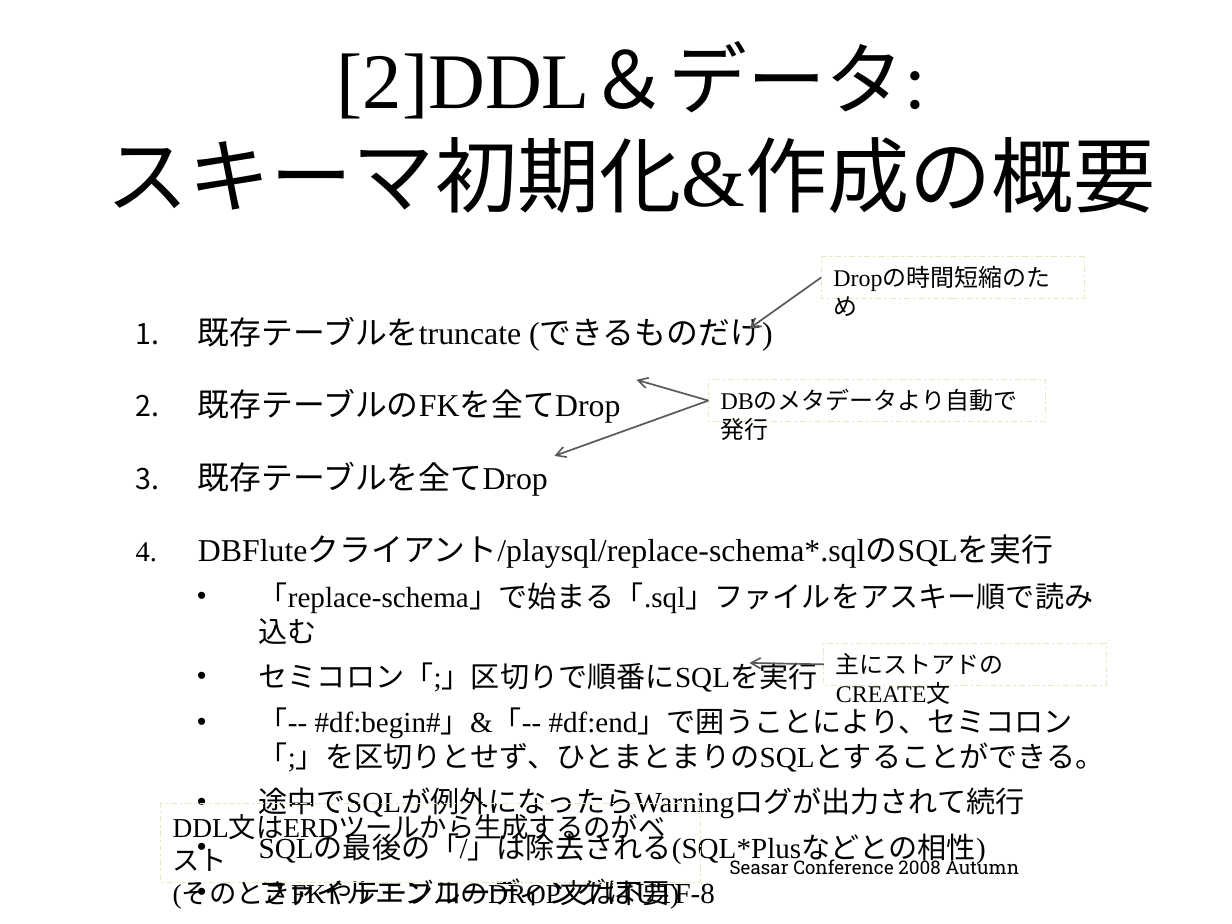
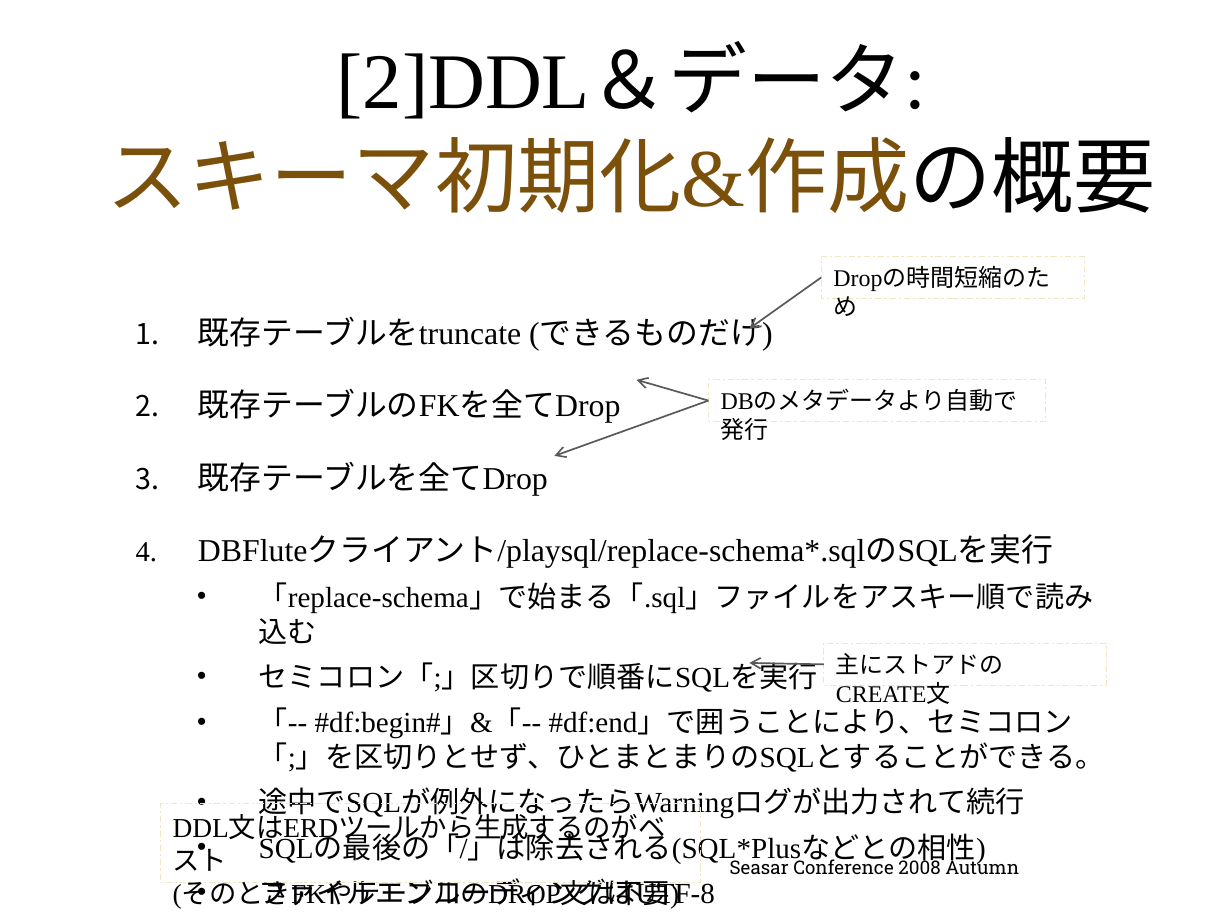
Before and after one commit to seasarorg/dbflute, a slide deck: slide 22 of dbflute/etc/doc/ref/session/resource/GenbaSolution2-sc2008autumn-dbflute.pptx. Drawn at 1232x924 pixels with LibreOffice and Linux fonts; fonts in the diff are those of the drawing; background and template pictures are left out. Boxes give left, top, right and bottom in pixels: in the first picture for what was removed or moved away, otherwise in the second. Text is boxed around its words. In the diff, an @@ line names an element or a change of style, - is before the commit and + after.

```diff
--- a/dbflute/etc/doc/ref/session/resource/GenbaSolution2-sc2008autumn-dbflute.pptx
+++ b/dbflute/etc/doc/ref/session/resource/GenbaSolution2-sc2008autumn-dbflute.pptx
@@ title "[2]DDL＆データ: スキーマ初期化&作成の概要" at <box>107,46,1156,213</box>: text colour #000000 to #7A500A in "スキーマ初期化&作成の概要" @@
```
Also in this commit, not shown: 12 other slides changed, 4 slides added.
